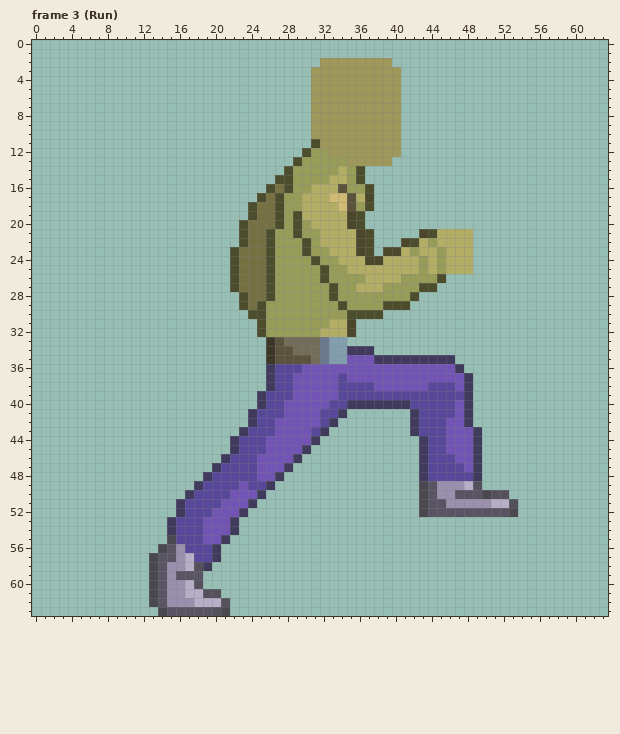
Pixel-art file: Workfiles/newCharacter.aseprite. Above is the file before it was changed.
64x64 pixels, 13 frames. Colours within 5 levels of each other are drawn and written as one. Shown: frame 3 (Run). The commit also changed other frames, which this record leaves out.
The result:
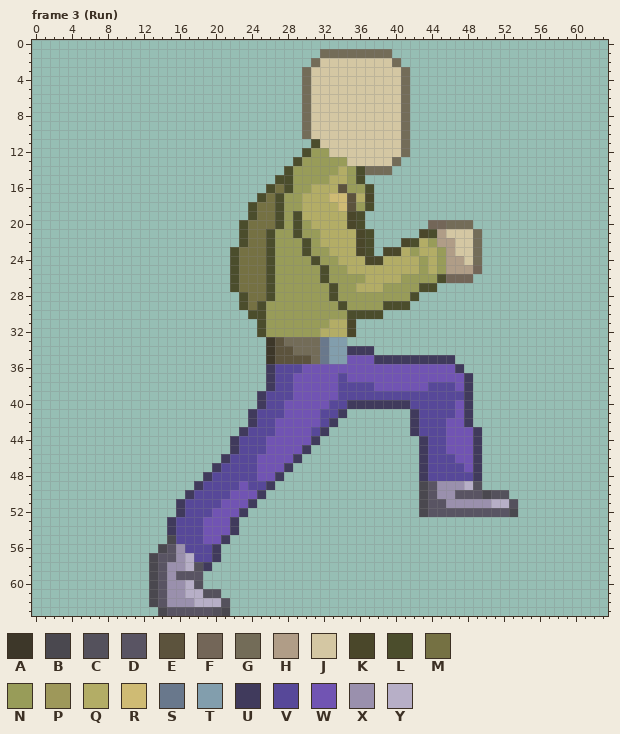
Palette (. is transparent): A #3d3729  B #4a484f  C #54515c  D #595463  E #5c533d  F #736658  G #736c58  H #b09d87  J #d4c7a3  K #4a472a  L #4b4d2c  M #757143  N #989c59  P #9e985a  Q #b3ad66  R #cfbb74  S #69788c  T #829ead  U #403a5c  V #574899  W #7154b3  X #9a90ad  Y #b7afc7
The edit:
layer "newPosition" now hidden
layer "Skin" now shown
Frame 3 (Run), layer "Skin":
y 1: x 32..39 ........ -> GGGGGGGG
y 2: x 31..40 .PPPPPPPP. -> GJJJJJJJJG
y 3..10: x 30..41 .PPPPPPPPPP. -> GJJJJJJJJJJG
y 11: x 32..41 PPPPPPPPP. -> JJJJJJJJJG
y 12: x 33..41 PPPPPPPP. -> JJJJJJJJG
y 13: x 35..40 PPPPP. -> JJJJJG
y 14: x 37..39 ... -> GGG
y 20: x 44..48 ..... -> FFGGG
y 21: x 45..49 QQQQ. -> HJJJG
y 22: x 45..49 QQQQ. -> HHJJG
y 23: x 46..49 QQQ. -> HJJG
y 24: x 46..49 QQQ. -> HHJG
y 25: x 46..49 QQQ. -> HHHF
y 26: x 46..48 ... -> FFF
Pixel boxes of the changes (left, top, right, bottom) in both pictures:
changed: (302, 49, 410, 175)
changed: (428, 220, 482, 283)
